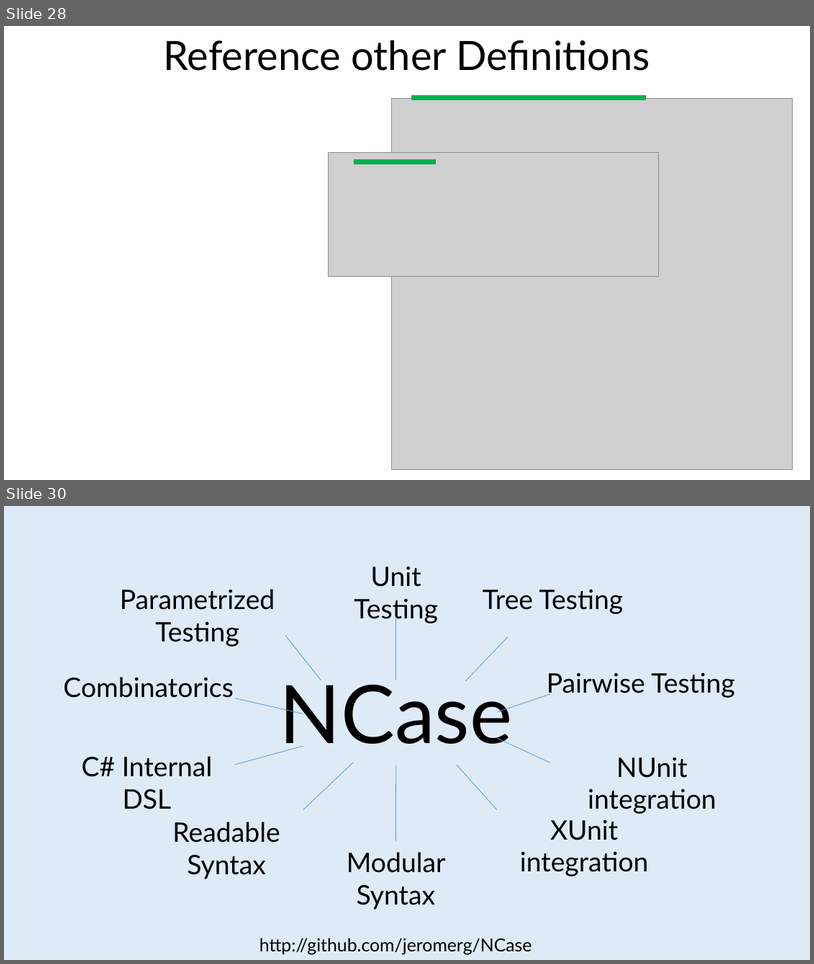
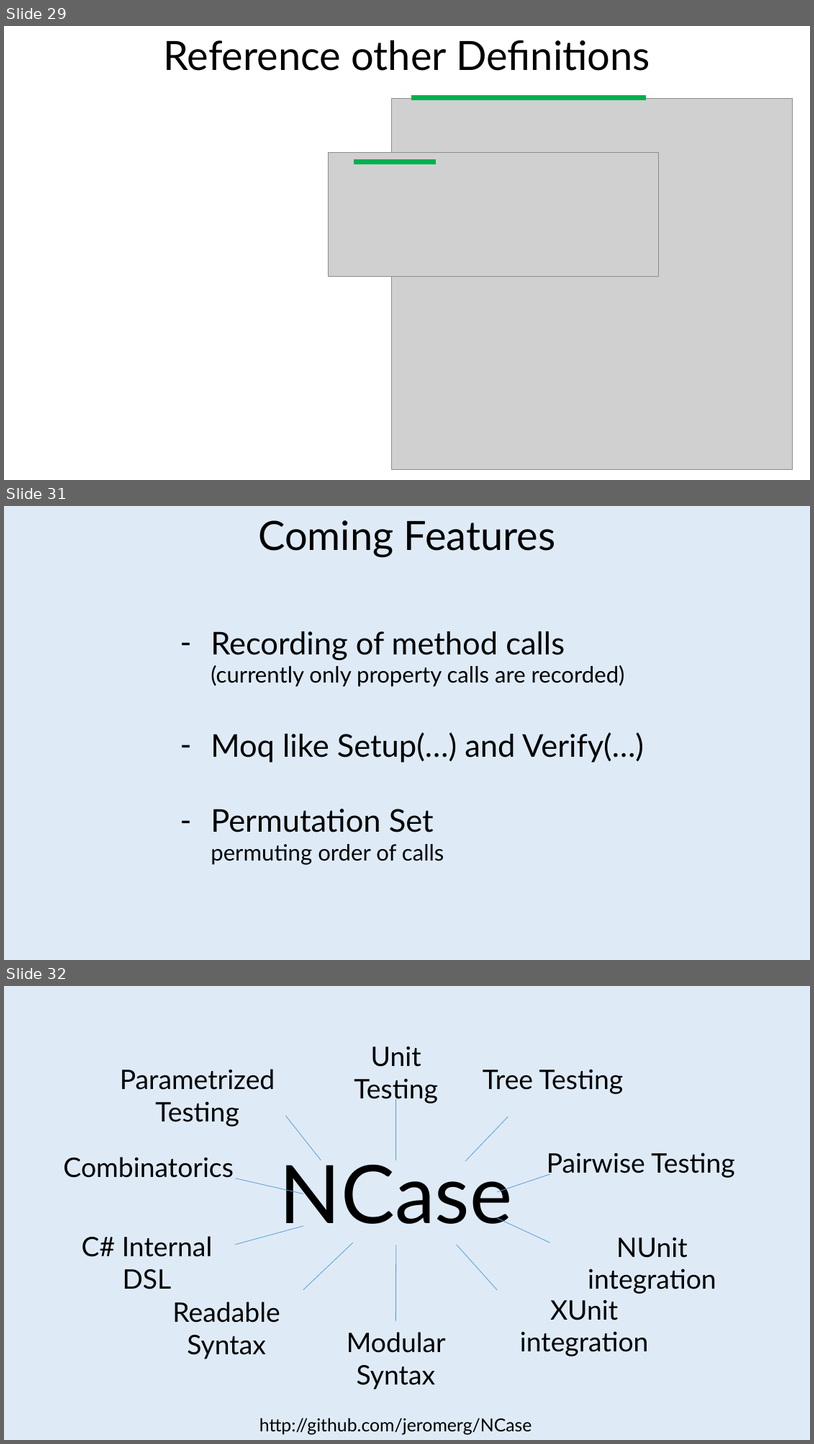
Before and after one commit to jeromerg/NCase, a slide deck: src/Documentation/Slides/Slides.pptx. Shown one above the other, each under a label of ours: slides 28 and 30 before the commit, slides 29, 31 and 32 after it; the slides between them are not shown. The pictures are 814x964 and 814x1444 pixels, drawn with LibreOffice and Linux fonts; fonts in the diff are those of the drawing; grey boxes stand for pictures; background and template pictures are left out. Boxes give left, top, right and bottom in pixels: in the first picture for what was removed or moved away, otherwise in the second. Text is boxed around its words. In the diff, an @@ line names an element or a change of style, - is before the commit and + after.

```diff
--- a/src/Documentation/Slides/Slides.pptx
+++ b/src/Documentation/Slides/Slides.pptx
@@ slide 31 added at (4,506,810,960), background #DEEBF7 @@
@@ text added at (258,520,556,557), 36 pt, text #000000 @@
+Coming Features
@@ text added at (211,631,644,865), 28 pt, text #000000 @@
+– Recording of method calls
+  (currently only property calls are recorded)
+– Moq like Setup(…) and Verify(…)
+– Permutation Set
+  permuting order of calls
@@ what was slide 28 is now slide 29 @@
@@ what was slide 30 is now slide 32 @@
```
Also in this commit, not shown: 7 slides changed, 2 other slides added, 1 slide removed, 3 other files.
